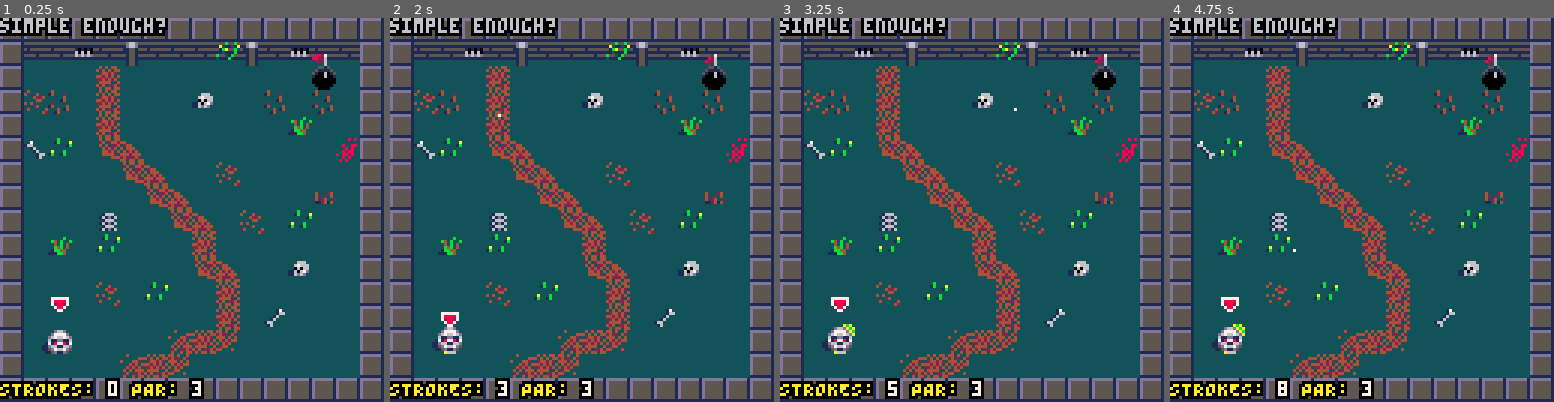
Above: before the commit, frames 1-4 (left to right).
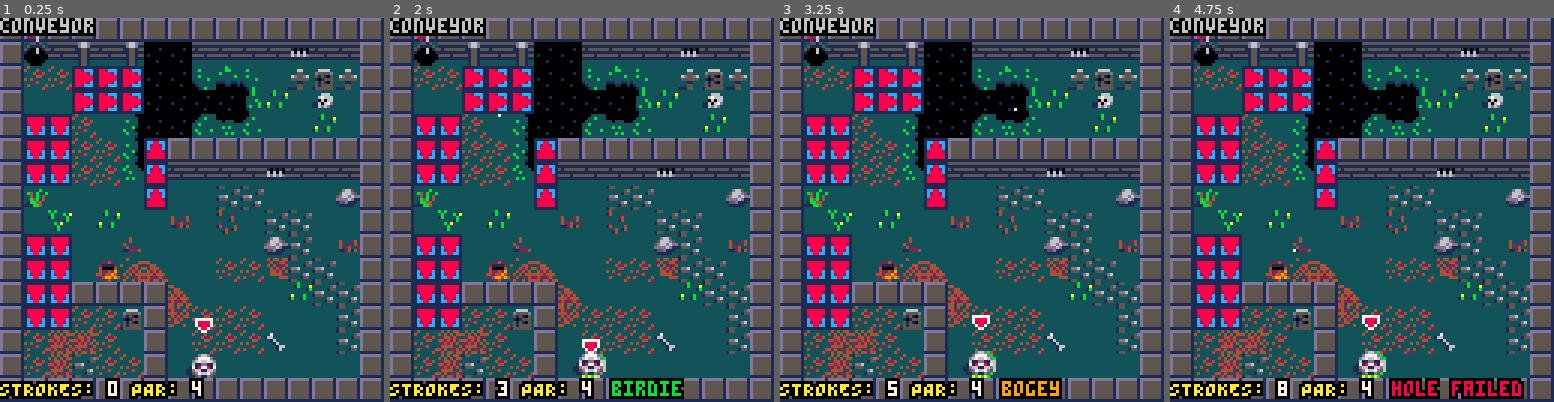
Above: after the commit, the same moments.

Repository: b4dr1ck/Pico8
Game: PICO-8 cartridge ghoul_in_one.p8
The game is run twice, just before and just after one commit, with the same random seed, the same clock (stepped at 60 frames per second) and the same inputs.
Inputs (mouse positions are in pixels of both pictures, inside the frame that each line leads up to):
- Up to frame 1 (0.25 s): no input
- Up to frame 2 (2 s): click (670, 121) at 0.67 s; click (436, 267) at 1.22 s; click (497, 114) at 1.77 s
- Up to frame 3 (3.25 s): click (952, 259) at 2.32 s; click (1014, 106) at 2.87 s
- Up to frame 4 (4.75 s): click (1465, 256) at 3.42 s; click (1231, 102) at 3.97 s; click (1292, 248) at 4.52 s

The runs differ from the first frame. In frame 1, 37% of the frame differs, in the area x 0-94%, y 0-100%; in frame 2, 38%; in frame 3, 38%; in frame 4, 39%.

Commit message:
EXTEND: ghoul_in_one: Neue Levels und Tiles (Conveyer Belts)

Diff:
--- a/ghoul_in_one.p8
+++ b/ghoul_in_one.p8
@@ -5,16 +5,19 @@
 -- BY BADRICK
 
 function _init()
+ --music(0,2000)
  init_map()
  init_mouse()
 	init_player()
+	init_hud()
 end
 
 function _update60()
  update_mouse()
 	update_player()
+	update_obst()
+	update_hud()
 	update_map()
-	update_obst()
 end
 
 function _draw()
@@ -36,20 +39,31 @@
 
  player={
  	img=1,
- 	x=maps[1].spawn[1]*8,
- 	y=maps[1].spawn[2]*8,
+ 	x=0,
+ 	y=0,
  	xspd=0,
  	yspd=0,
  	moving=false,
  	angle=0,
  	maxspd=8,
  	spd=0,
- 	w=4,
- 	h=6,
- 	strokes={0,0,0,0,0,0},
- 	level=1,
+ 	w=8,
+ 	h=8,
+ 	new_size=8,
+ 	strokes={},
+ 	level=8,
  	restart=false,
+ 	showresult=false,
  }
+
+ -- init strokes
+ for i=0,#maps do
+  add(player.strokes,0)
+ end
+
+ -- player start
+ player.x=maps[player.level].spawn[1]*8
+ player.y=maps[player.level].spawn[2]*8
 
  aimline={
   visible=false,
@@ -76,6 +90,10 @@
 	ticks+=1
 	if ticks > 1000 then
 	 ticks=0
+	end
+
+	if player.showresult then
+	 return
 	end
 
  -- holding left mouseb (1)
@@ -117,6 +135,41 @@
   sfx(1)
  end
 
+
+ -- direction tiles
+ -- right
+ if tile_collision(player.x,player.y,0,5) and
+    mget(flr((player.x+4)/8),flr((player.y+4)/8)) == 108
+ then
+  player.x+=2
+  arrow.x = player.x
+  arrow.y = 0
+ end
+ --up
+ if tile_collision(player.x,player.y,0,5) and
+    mget(flr((player.x+4)/8),flr((player.y+4)/8)) == 109
+ then
+  player.y-=2
+  arrow.x = player.x
+  arrow.y = 0
+ end
+ --left
+ if tile_collision(player.x,player.y,0,5) and
+    mget(flr((player.x+4)/8),flr((player.y+4)/8)) == 110
+ then
+  player.x-=2
+  arrow.x = player.x
+  arrow.y = 0
+ end
+ -- down
+ if tile_collision(player.x,player.y,0,5) and
+    mget(flr((player.x+4)/8),flr((player.y+4)/8)) == 111
+ then
+  player.y+=2
+  arrow.x = player.x
+  arrow.y = 0
+ end
+
  -- player movement
  if player.moving then
   aimline.visible = false
@@ -130,6 +183,11 @@
 
   player.xspd = cos(player.angle) * player.spd
   player.yspd = sin(player.angle) * player.spd
+
+  -- slow down on flag 4 (slow down)
+  if tile_collision(player.x,player.y,0,4) then
+   player.spd=max(0,player.spd-1)
+  end
 
   -- obstacles on x-axis
   local obstacles=maps[player.level].obstacles
@@ -178,11 +236,21 @@
    player.y+=player.yspd
   end
 
+  -- tile collision on flag 3 (pits)
+  if tile_collision(player.x,player.y,2,3) then
+  	spot=true
+  	player.restart=true
+  	player.spd=0
+	  sfx(5)
+  end
+
 		-- creat slime
 		local slimex=player.x+4+randbi(-3,3)
 		local slimey=player.y+4+randbi(-3,3)
 
-		if	not tile_collision(slimex,slimey,0,1)
+		if	not tile_collision(slimex,slimey,0,1) and
+		   not tile_collision(slimex,slimey,0,3) and
+		   not tile_collision(player.x,player.y,0,5)
 		then
 	  add(slime,{x=slimex,y=slimey,ttl=600,r=randi(2)})
 	 end
@@ -193,19 +261,15 @@
    arrow.visible = true
    arrow.x = player.x
    arrow.y = 0
+   if player.restart then
+    arrow.visible = false
+   end
    -- level transition
    if tile_collision(player.x,player.y,2,1) then
 	  	spot=true
 	  	arrow.visible=false
  	  sfx(3)
    end
-   -- player reset
-   if tile_collision(player.x,player.y,2,3) then
-	  	spot=true
-	  	arrow.visible=false
-	  	player.restart=true
- 	  sfx(5)
-   end
   end
  end
 
@@ -222,6 +286,7 @@
 
 		  if player.level > #maps then
 		   player.level = 1
+		   player.showresult=true
 		  end
 
 		  arrow.visible=true
@@ -264,8 +329,33 @@
  fillp()
 
  -- player (ball)
- ovalfill(player.x-2,player.y+4,player.x+4,player.y+7,1)
- spr(player.img,player.x,player.y)
+ -- fall animation on holes
+ if spot then
+  local sx = (flr(player.img) % 16) * 8
+  local sy = (flr(player.img) \ 16) * 8
+  local dx=maps[player.level].hole[1]*8+2
+  local dy=maps[player.level].hole[2]*8+2
+
+  if player.restart then
+  	dx=player.x
+  	dy=player.y
+  end
+  player.new_size -= 0.1
+ 	sspr(sx,
+ 						sy,
+ 						player.w,
+ 						player.h,
+ 						dx,
+ 						dy,
+ 						player.new_size,
+ 						player.new_size
+ 						)
+ else
+  -- normal sprite and shadow
+	 player.new_size=8
+	 ovalfill(player.x-2,player.y+4,player.x+4,player.y+7,1)
+	 spr(player.img,player.x,player.y)
+	end
 
  -- arrow
  if arrow.visible then
@@ -287,7 +377,7 @@
 	circfill(player.x+4,player.y+4,spot_radius,0x1800)
 
  -- debug
---   print(#maps[player.level].obstacles,64,0,7)
+   --print(player.slow,64,0,7)
 -- print(player.strokes)
 -- print(player.spd)
 end
@@ -331,10 +421,7 @@
   	sizey=0,
   	spawn={2,13},
   	hole={13,2},
-  	obstacles={
---  		{x=80,y=80,xspd=0.25,yspd=0,w=8,h=8,img=5},
---  		{x=60,y=80,xspd=0,yspd=0.25,w=8,h=8,img=5}
-  	}
+  	obstacles={}
   },
   {
   	name="stones on my way",
@@ -360,7 +447,7 @@
   },
   {
   	name="larger one",
-  	par=3,
+  	par=4,
   	x=3,
   	y=0,
   	sizex=1,
@@ -368,10 +455,64 @@
   	spawn={50,13},
   	hole={75,8},
   	obstacles={
-	  	{x=552,y=56,xspd=0,yspd=0.25,w=8,h=8,img=5}
+	  	{x=552,y=56,xspd=0,yspd=0.25,w=8,h=8,img=5,frames={5,5}}
   	}
+  },
+  {
+  	name="cheesy",
+  	par=4,
+  	x=5,
+  	y=0,
+  	sizex=0,
+  	sizey=0,
+  	spawn={88,14},
+  	hole={88,2},
+  	obstacles={
+   	{x=680,y=80,xspd=0.25,yspd=0,w=8,h=8,img=5,frames={5,5}}
+  	}
+  },
+  {
+  	name="where to go?",
+  	par=5,
+  	x=6,
+  	y=0,
+  	sizex=1,
+  	sizey=0,
+  	spawn={97,14},
+  	hole={117,8},
+  	obstacles={
+   	{x=864,y=56,xspd=0,yspd=0.5,w=8,h=8,img=6,frames={6,6}},
+   	{x=912,y=64,xspd=0,yspd=0.5,w=8,h=8,img=6,frames={6,6}}
+  	}
+  },
+  {
+  	name="langoliers",
+  	par=3,
+  	x=0,
+  	y=1,
+  	sizex=0,
+  	sizey=0,
+  	spawn={8,24},
+  	hole={7,29},
+  	obstacles={
+  	{x=96,y=216,xspd=0.25,yspd=0.25,w=8,h=8,img=7,frames={7,8}},
+  	{x=88,y=160,xspd=0.25,yspd=0.25,w=8,h=8,img=7,frames={7,8}},
+  	{x=40,y=208,xspd=0.25,yspd=0.25,w=8,h=8,img=7,frames={7,8}},
+  	}
+  },
+  {
+  	name="conveyor",
+  	par=4,
+  	x=1,
+  	y=1,
+  	sizex=0,
+  	sizey=0,
+  	spawn={24,30},
+  	hole={17,17},
+  	obstacles={}
   }
  }
+
 	current_level=maps[1]
 	flag={
 		img=16,
@@ -394,7 +535,9 @@
 function draw_map()
  camera(cam_x,cam_y)
 
+ -- recolor green
  pal(3,131,1)
+
  -- draw map
  map(0,0)
  -- spawnpoint
@@ -435,24 +578,73 @@
  end
 
  -- hole failed
- if strokes > 6 then
+ if strokes > par + 3 then
   return "\^o0ff\f8hole failed"
  end
 
  return ""
 end
 
+function result(maps)
+ local result_string=""
+ local ind=1
+ local score=0
+
+ -- create result-string
+ for m in all(maps) do
+ 	result_string = result_string.."\f1"..m.name..": "..
+ 																	"\f2"..player.strokes[ind].."/"..m.par.."\n"
+ 	score+=player.strokes[ind]
+ 	ind+=1
+ end
+
+ -- score at the end
+ result_string=result_string.."\f0\*a_\ntotal: "..score
+
+ return result_string
+end
+
 
 function init_hud()
+ bloodstains={}
+ x=0
+ y=0
 end
 
 function update_hud()
+ if #bloodstains < 60 then
+  x+=randi(5)
+  y+=randi(5)
+  r=randi(5)
+	 add(bloodstains,{x=x,y=y,r=r})
+ end
 end
 
 function draw_hud()
 	camera()
- print("\^o0ff\f6"..current_level.name,0,0)
- print("\^o0ff\faSTROKES: \f7" .. player.strokes[player.level].." \faPAR: \f7"..current_level.par,0,121)
+	-- result table
+	if player.showresult then
+		fillp(0b0101101001011010)
+		-- back
+	 rectfill(0,0,127,127,0x67)
+	 fillp()
+	 -- frame
+	 rect(0,0,127,127,1)
+	 -- bloodstains
+	 for b in all(bloodstains) do
+	  circfill(b.x,b.y,b.r,8)
+	 end
+
+	 -- text
+		print("\^o8ff\f7game score:",2,2,7)
+		print("\*f_",0,5,1)
+		print("\*f_",60,5,1)
+		print(result(maps),2,12)
+	else
+	 print("\^o0ff\f6"..current_level.name,0,0)
+	 print("\^o0ff\faSTROKES: \f7" .. player.strokes[player.level].." \faPAR: \f7"..current_level.par,0,121)
+	 print(term(player.strokes[player.level],current_level.par),74,121)
+ end
 end
 -->8
 -- obstacles
@@ -495,12 +687,16 @@
     arrow.y+=1
    end
   end
+
+  -- animations
+  o.img=animate(o.img,o.frames[1],o.frames[2],0.1,true)
  end
 end
 
 function draw_obst()
  local obstacles=maps[player.level].obstacles
  for o in all(obstacles) do
+	 ovalfill(o.x-2,o.y+4,o.x+4,o.y+7,1)
   spr(o.img,o.x,o.y)
  end
 end
@@ -632,30 +828,63 @@
 
 
 
+…(8 lines of a section not shown)…
 __gff__
-0000000000000000000000000000000000000000000000000000000000000000000000000000000000000000000000000000000000000000000000000000000001000204000000000000000000000008010000000000010000000000000001000000000000000000000000000000000000000000000000000000000000000000
+0000000000000000000000000000000000000000000000000000000000000000000000000000000000000000000000000000000000000000000000000000000001000204000000000000000000000008010000000000010000000000000001100000000000000000000800002020202001000000000000000000000000000000
 0000000000000000000000000000000000000000000000000000000000000000000000000000000000000000000000000000000000000000000000000000000000000000000000000000000000000000000000000000000000000000000000000000000000000000000000000000000000000000000000000000000000000000
 __map__
-4040404040404040404040404040404040404040404040404040404040404040404040404040404040404040404040404040404040404040404040404040404040404040404040404040404040404040000000000000000000000000000000000000000000000000000000000000000000000000000000000000000000000000
-4044444544464444444e4644454444404044444544444444444444444544444040464445444444444444444445444640404444444544444446444444444544444044444445444e444446444444444440000000000000000000000000000000000000000000000000000000000000000000000000000000000000000000000000
-4041414147414141414141414141414040414141414141515d41414141584140404d4d4747474d474750474747494140406041415b41415b414141414141414140415b4141416041414d414d41584140000000000000000000000000000000000000000000000000000000000000000000000000000000000000000000000000
-404d5c41474141415241415c415c4140404141414d414141414141505841414040474d474d41415d41414141584b47404041414141414141414847474741414140414141415b41414141414747474740000000000000000000000000000000000000000000000000000000000000000000000000000000000000000000000000
-40414141474141414141414151414140404150414141415b41414141414150404047474747404040404040404040404040415154414d41414041414b475c41414041515c41414141414847474a4d4140000000000000000000000000000000000000000000000000000000000000000000000000000000000000000000000000
-40555b414b494141414141414141584040414141415b414148474747474941404047474d414644444e44444444444440404141414d414d484041414d4f47414140414141415c4141474041415b414140000000000000000000000000000000000000000000000000000000000000000000000000000000000000000000000000
-40414141414b4941414d414141414140404141524141504147414141414b4740404747414141484747474747495557404041415c5d41414740415d415e47414144414141604141484a405b414d415b40000000000000000000000000000000000000000000000000000000000000000000000000000000000000000000000000
-4041414141414b4941414141415d414040415041414141484a41504d4141414040414b4747474a51564141414b4941404041514d4d414147404160414d47474d41415741415141474140415b415b4140000000000000000000000000000000000000000000000000000000000000000000000000000000000000000000000000
-404141415441414b49414d415b414140404141415c414147414141414141414040415e41414d414152414d4150474140404141415341484a4041414d414b474141415a4141414847414041415b415b40000000000000000000000000000000000000000000000000000000000000000000000000000000000000000000000000
-404151415b414141474141414141414040415b4141504147414141414153414040414c50414141414d415a414147414040415541414147414041514156414b47414d41414141474141405b5b5b5c4140000000000000000000000000000000000000000000000000000000000000000000000000000000000000000000000000
-40414141414141414b49414152414140404941414141484a4150414c4159414040414141414d41414141414d4147414040414141414847414041414c4f4d414740414d4141484a414140404040404040000000000000000000000000000000000000000000000000000000000000000000000000000000000000000000000000
-404141414d415b4141474141414141404047474747474a414141414141415740404040404040404040404141484a41404041414847474a41404141414d41606040474747474a41414140444444444e40000000000000000000000000000000000000000000000000000000000000000000000000000000000000000000000000
-404141414141414141474153414141404041414150415b4d414151414150414040444444444444444e4641484a5141404047474a41414141464141606060604140415c4141415b4141405e5156415e40000000000000000000000000000000000000000000000000000000000000000000000000000000000000000000000000
-4041414141414148474a41414141414040415c41414141414141414141415d40404141484747494d4141484a4153414040414141514160414141606041414141404141604141414141444d5e47564a40000000000000000000000000000000000000000000000000000000000000000000000000000000000000000000000000
-404141414148474a41414141414141404041414141414141414141414141414040414c41414b47474d414141414c41404041414141414141606041604141524140514141415c41414141414141414140000000000000000000000000000000000000000000000000000000000000000000000000000000000000000000000000
-4040404040404040404040404040404040404040404040404040404040404040404040404040404040404040404040404040404040404040404040404040404040404040404040404040404040404040000000000000000000000000000000000000000000000000000000000000000000000000000000000000000000000000
-…(7 lines of a section not shown)…
+4040404040404040404040404040404040404040404040404040404040404040404040404040404040404040404040404040404040404040404040404040404040404040404040404040404040404040404040404040404040404040404040404040404040404040404040404040404040404040404040404040404040404040
+4044444544464444444e4644454444404044444544444444444444444544444040464445444444444444444445444640404444444544444446444444444544444044444445444e444446444444444440406969454e444444464e4444446969404044444444444444444444444444444444444444444444444444444444444440
+4041414147414141414141414141414040414141414141515d41414141584140404d4d4747474d474750474747494140406041415b41415b414141414141414140415b4141416041414d414d415841404069696541414b47475b61686263694040404040404040415d4d4d4d414d414040404040404040404040404040404040
+404d5c41474141415241415c415c4140404141414d414141414141505841414040474d474d41415d41414141584b47404041414141414141414847474741414140414141415b414141414147474747404069696550414d474a416669655b694040444440444444414141414d4141414444444444444444444e44444440444440
+40414141474141414141414151414140404150414141415b41414141414150404047474747404040404040404040404040415154414d41414041414b475c41414041515c41414141414847474a4d414040696965516168686868626764686940405b4140505c6b41684040404049414840404040405041415641414146416b40
+40555b414b494141414141414141584040414141415b414148474747474941404047474d414644444e44444444444440404141414d414d484041414d4f47414140414141415c4141474041415b41414040696965416669696969655f6669694040416a405341416169694540454141404540454445414d414f414d4141414140
+40414141414b49414141414141414140404141524141504147414141414b4740404747414141484747474747495557404041415c5d41414740415d415e47414144414141604141484a405b414d415b40406969654163646763676447666969404041414057416669696965444141414041405b41484941414141415e40414140
+4041414141414b4941414141415d414040415041414141484a41504d4141414040414b4747474a51564141414b4941404041514d4d414147404160414d47474d41415741415141474140415b415b41404069645b616862415b4d41506669694040414140414140676767644141415b4441444141474740414d415d4f40414140
+404141415441414b49414d415b414140404141415c414147414141414141414040415e41414d414152414d4150474140404141415341484a4041414d414b474141415a4141414847414041415b415b4040695241666965415c41414f6669694040604140545540416a41415141414141414148474747404156484941405b4140
+404151415b414141474141414141414040415b4141504147414141414153414040414c50414141414d415a414147414040415541414147414041514156414b47414d41414141474141405b5b5b5c41404069544163676441484747476367674040414141415940414160604040404040404040404040405b4f47474d40414140
+40414141414141414b49414152414140404941414141484a4150414c4159414040414141414d41414141414d4147414040414141414847414041414c4f4d414740414d4141484a4141404040404040404069625041415348474a604d4d4a4840404160604152404160415b46444444444e444444444e46414147474a40414140
+404141414d415b4141474141414141404047474747474a414141414141415740404040404040404040404141484a41404041414847474a41404141414d41606040474747474a41414140444444444e4040696965474d41474a61686261686840405141404040405f414141514141415b4158414147414741414b47415d415b40
+404141414141414141474153414141404041414150415b4d414151414150414040444444444444444e4641484a5141404047474a41414141464141606060604140415c4141415b4141405e5156415e4040696965616862474166696566696940406041404040404040404040404040404f4040404040404040404b474d414140
+4041414141414148474a41414141414040415c41414141414141414141415d40404141484747494d4141484a4153414040414141514160414141606041414141404141604141414141444d5e47564a4040696965666965474163676466696940404141444444444444444444444444445a44444444444444444441414d414140
+404141414148474a41414141414141404041414141414141414141414141414040414c41414b47474d414141414c41404041414141414141606041604141524140514141415c4141414141414141414040696964636764474d41415d63696940404160414141414141415b4141416a4141414141414d60604d606041414d4140
+4040404040404040404040404040404040404040404040404040404040404040404040404040404040404040404040404040404040404040404040404040404040404040404040404040404040404040404040404040404040404040404040404040404040404040404040404040404040404040404040404040404040404040
+4040404040404040404040404040404040404040404040404040404040404040400000000000000000000000000000000000000000000000000000000000000000000000000000000000000000000000000000000000000000000000000000000000000000000000000000000000000000000000000000000000000000000000
+404645444444444e444444444445464040444446444669694444444445444440400000000000000000000000000000000000000000000000000000000000000000000000000000000000000000000000000000000000000000000000000000000000000000000000000000000000000000000000000000000000000000000000
+40414141414141414141414141414140404d4d6c6c6c6969626862415e565e40400000000000000000000000000000000000000000000000000000000000000000000000000000000000000000000000000000000000000000000000000000000000000000000000000000000000000000000000000000000000000000000000
+40415b41414d4d4d4d5b4151416a41404041416c6c6c69696969655b41524140400000000000000000000000000000000000000000000000000000000000000000000000000000000000000000000000000000000000000000000000000000000000000000000000000000000000000000000000000000000000000000000000
+4041414141414141414d4141416b4140406f6f4d4166696964676441415b4140400000000000000000000000000000000000000000000000000000000000000000000000000000000000000000000000000000000000000000000000000000000000000000000000000000000000000000000000000000000000000000000000
+4041415b414040404040404d5c414140406f6f4d4d666d404040404040404040400000000000000000000000000000000000000000000000000000000000000000000000000000000000000000000000000000000000000000000000000000000000000000000000000000000000000000000000000000000000000000000000
+40414141414d41414160404d41415140406f6f4d4d636d444444444544444440400000000000000000000000000000000000000000000000000000000000000000000000000000000000000000000000000000000000000000000000000000000000000000000000000000000000000000000000000000000000000000000000
+40414d41414d4d41414140414d4141404051414141416d414160604141415040400000000000000000000000000000000000000000000000000000000000000000000000000000000000000000000000000000000000000000000000000000000000000000000000000000000000000000000000000000000000000000000000
+40414d4d41414d41414140514141414040416a415b41415d415c416060414140400000000000000000000000000000000000000000000000000000000000000000000000000000000000000000000000000000000000000000000000000000000000000000000000000000000000000000000000000000000000000000000000
+4041414d41414d4d4141404c474d4140406f6f41416b41414141415060415d40400000000000000000000000000000000000000000000000000000000000000000000000000000000000000000000000000000000000000000000000000000000000000000000000000000000000000000000000000000000000000000000000
+4041414d4d41414d4d4d40554b474940406f6f4170484941414d4d4b60604140400000000000000000000000000000000000000000000000000000000000000000000000000000000000000000000000000000000000000000000000000000000000000000000000000000000000000000000000000000000000000000000000
+404141414d40404040404041414d4a40406f6f4040404049414141415b606040400000000000000000000000000000000000000000000000000000000000000000000000000000000000000000000000000000000000000000000000000000000000000000000000000000000000000000000000000000000000000000000000
+404160414140414160414f4d41415240406f6f4d4d56404a4d4d4d4141416040400000000000000000000000000000000000000000000000000000000000000000000000000000000000000000000000000000000000000000000000000000000000000000000000000000000000000000000000000000000000000000000000
+404141414140414141414d4141554140404d47474d4140414d4d4d5541416040400000000000000000000000000000000000000000000000000000000000000000000000000000000000000000000000000000000000000000000000000000000000000000000000000000000000000000000000000000000000000000000000
+40414141414060414141415441415840404d47604d4d40414141414141414140400000000000000000000000000000000000000000000000000000000000000000000000000000000000000000000000000000000000000000000000000000000000000000000000000000000000000000000000000000000000000000000000
+4040404040404040404040404040404040404040404040404040404040404040400000000000000000000000000000000000000000000000000000000000000000000000000000000000000000000000000000000000000000000000000000000000000000000000000000000000000000000000000000000000000000000000
+…(16 lines of a section not shown)…
--- a/infected_pix.p8
+++ b/infected_pix.p8
@@ -885,7 +885,7 @@
 
  elseif game_state == "help" then
  	print("how to play?",1,1,7)
- 	print("kill as many zombies as possible and try to survive",1,12,5)
+ 	print("kill as many zombies as possible\nand try to survive",1,12,5)
 
  	spr(135,4,24)
  	print("USE MOUSE TO AIM AND \nHOLD LEFT MB TO SHOOT",16,24,13)
Not shown, changed: 35 lines of the sprite sheet (__gfx__) section of ghoul_in_one.p8
Not shown, changed: the music (__music__) section of ghoul_in_one.p8
Not shown, changed: the sound effects (__sfx__) section of ghoul_in_one.p8
